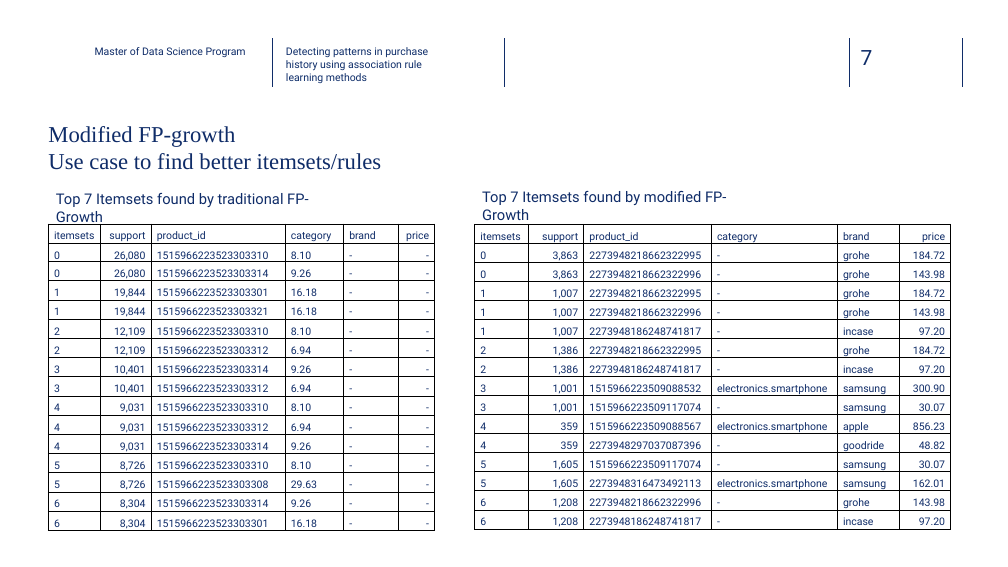
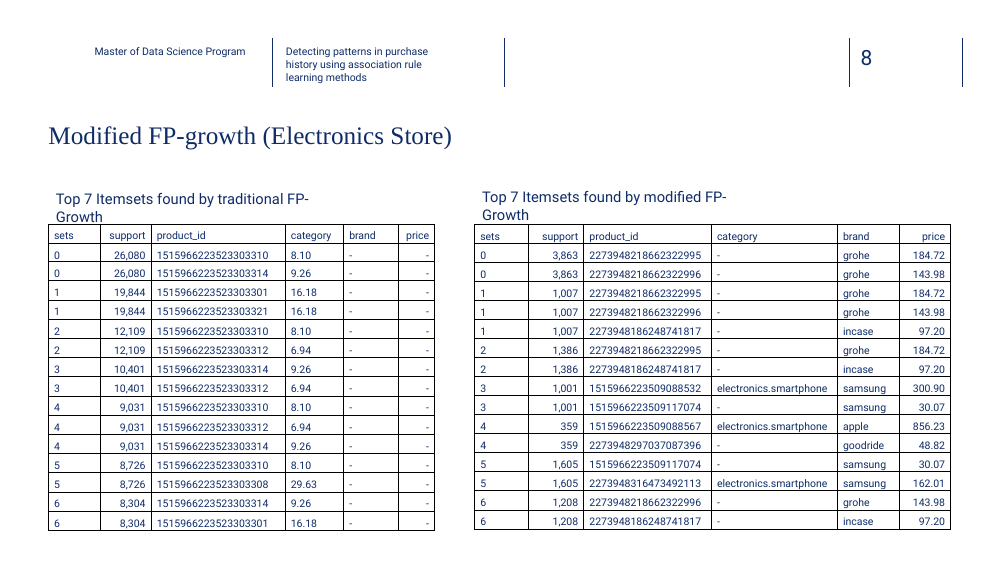
Before and after one commit to dawei7/Detecting-patterns-in-purchase-history-using-association-rule-learning-methods, a slide deck: slide 8 of MasterThesis/Presentation_Detecting-patterns-in-purchase-history-using-association-rule-learning-methods_latest.pptx (slide 7 before the commit). Drawn at 1008x567 pixels with LibreOffice and Linux fonts; fonts in the diff are those of the drawing; background and template pictures are left out. Boxes give left, top, right and bottom in pixels: in the first picture for what was removed or moved away, otherwise in the second. Text is boxed around its words. In the diff, an @@ line names an element or a change of style, - is before the commit and + after.

```diff
--- a/MasterThesis/Presentation_Detecting-patterns-in-purchase-history-using-association-rule-learning-methods_latest.pptx
+++ b/MasterThesis/Presentation_Detecting-patterns-in-purchase-history-using-association-rule-learning-methods_latest.pptx
@@ page number at (x1=861, y1=50, x2=873, y2=66): text changed @@
-7
+8
@@ title at (x1=48, y1=126, x2=452, y2=150): text changed; size 21.6 to 24 pt @@
-Modified FP-growth
-Use case to find better itemsets/rules
+Modified FP-growth (Electronics Store)
@@ table at (x1=48, y1=225, x2=434, y2=533) @@
-row 1, column 1: itemsets
+row 1, column 1: sets
@@ table at (x1=475, y1=225, x2=952, y2=531) @@
-row 1, column 1: itemsets
+row 1, column 1: sets
```
Also in this commit, not shown: 7 other slides changed, 5 slides added, 2 slides removed, 5 other files.
